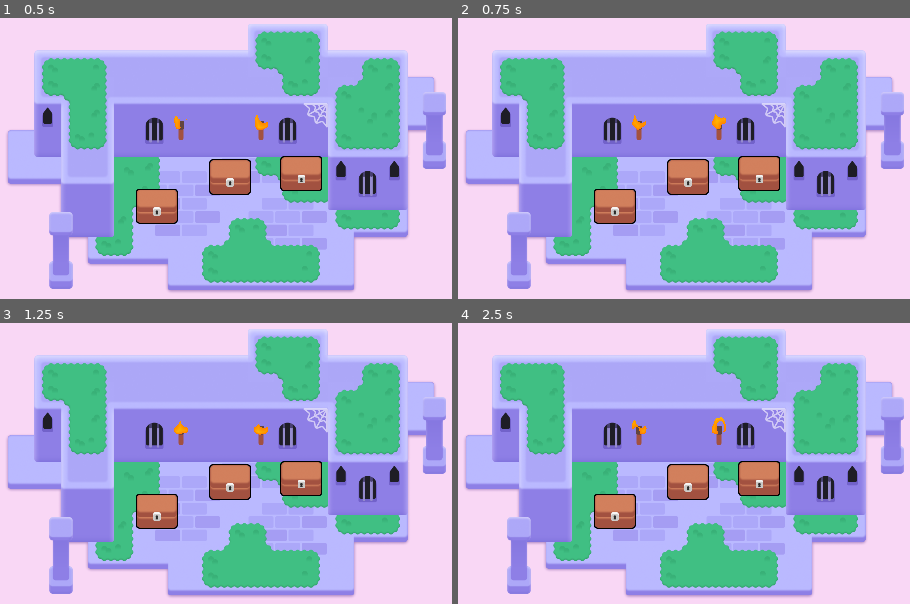
Above: before the commit, frames 1-4 (two rows, left to right).
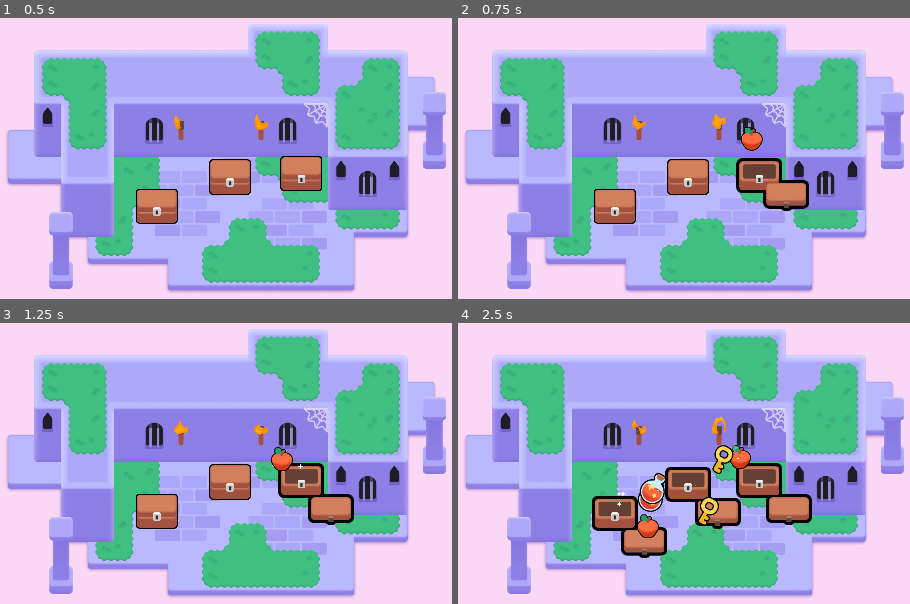
Above: after the commit, the same moments.

Repository: qwertyuiopasdfghjklzxcvbnm1234567890000/2d-GameDev-Course
Game: Godot game, scene res://lessons/mini_dungeon.tscn
The game is run twice, just before and just after one commit, with the same random seed, the same clock (stepped at 60 frames per second) and the same inputs.
Inputs (mouse positions are in pixels of both pictures, inside the frame that each line leads up to):
- Up to frame 1 (0.5 s): no input
- Up to frame 2 (0.75 s): tap Enter at 0.5 s; move the mouse to (760, 172) at 0.52 s; press the mouse at (760, 172) at 0.53 s; hold D (move_right) from 0.53 s (still down)
- Up to frame 3 (1.25 s): keep holding D (move_right); tap Space at 0.77 s
- Up to frame 4 (2.5 s): move the mouse to (616, 511) at 1.27 s; release D (move_right) at 1.28 s; release the mouse at (616, 511) at 1.28 s; hold S (move_down) 1.28-2.03 s; right-click (616, 511) at 1.35 s; click (616, 511) at 1.42 s; tap Space at 1.52 s; move the mouse to (688, 483) at 2.02 s; hold D (move_right) from 2.03 s (still down); tap Z at 2.1 s; click (688, 483) at 2.17 s

Frame 1 is identical in both runs. In frame 2, 2.0% of the frame differs, in the area x 61-78%, y 38-69%; in frame 3, 2.0%; in frame 4, 6.6%, in the area x 29-79%, y 42-84%.
Error before the commit: Parse Error: Expected closing ")" after call arguments. (res://lessons/chest/chest.gd:51)

Commit message:
L7 complete; L6 practice not complete

Diff:
--- a/M06.looting_workbook/lessons/chest/chest.gd
+++ b/M06.looting_workbook/lessons/chest/chest.gd
@@ -47,5 +47,13 @@
 	const FLIGHT_TIME := 0.4
 	const HALF_FLIGHT_TIME := FLIGHT_TIME / 2.0
 	var tween := create_tween()
+	tween.set_parallel()
 	loot_item.scale = Vector2(0.25, 0.25)
-	tween.tween_property(loot_item, "scale", Vector2(1.0, 1.0, HALF_FLIGHT_TIME)
+	tween.tween_property(loot_item, "scale", Vector2(1.0, 1.0), HALF_FLIGHT_TIME)
+	tween.tween_property(loot_item, "position:x", land_position.x, FLIGHT_TIME)
+	tween = create_tween()
+	tween.set_trans(Tween.TRANS_QUAD)
+	tween.set_ease(Tween.EASE_OUT)
+	var jump_height := randf_range(30.0, 80.0)
+	tween.tween_property(loot_item, "position:y", land_position.y - jump_height, HALF_FLIGHT_TIME)
+	tween.tween_property(loot_item, "position:y", land_position.y, HALF_FLIGHT_TIME)
